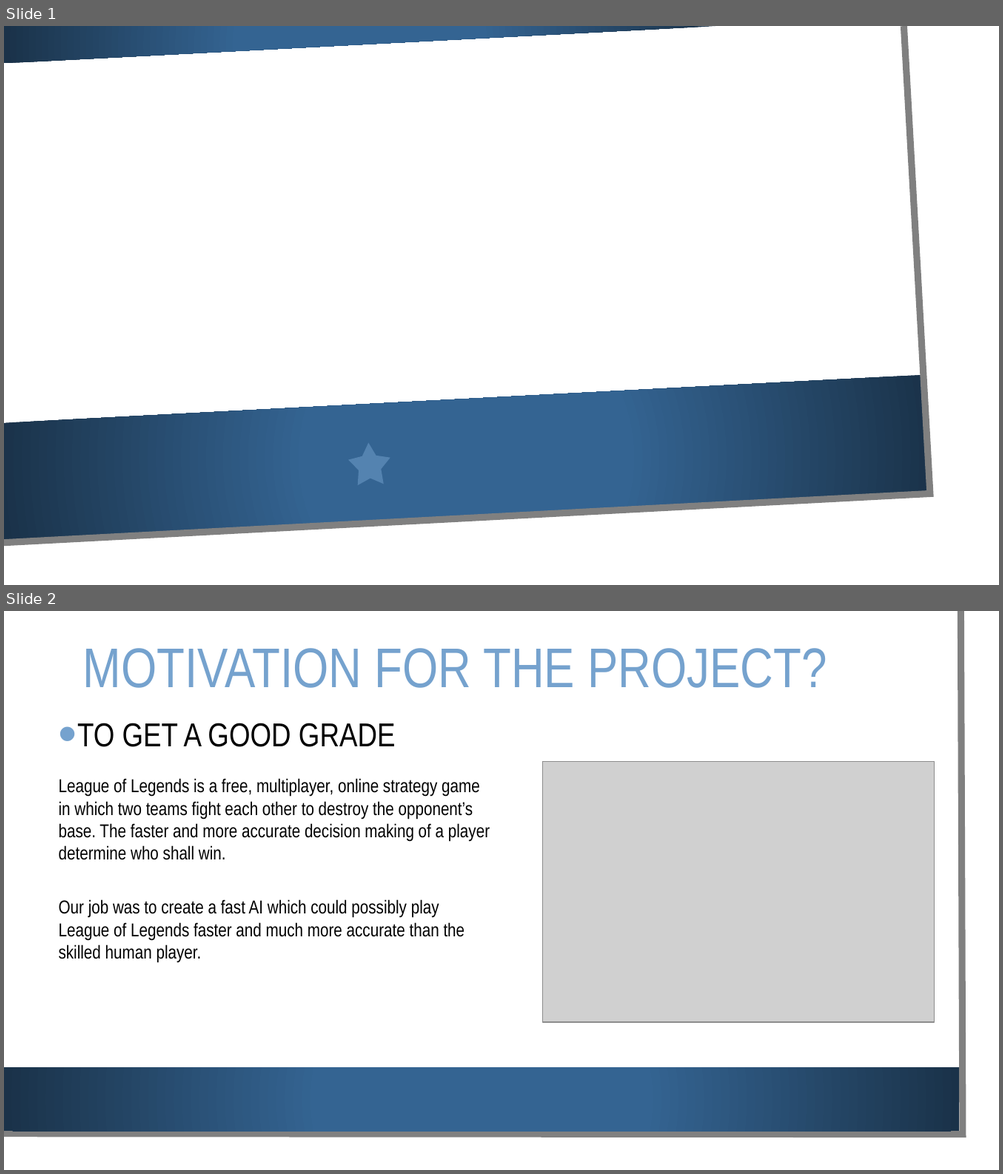
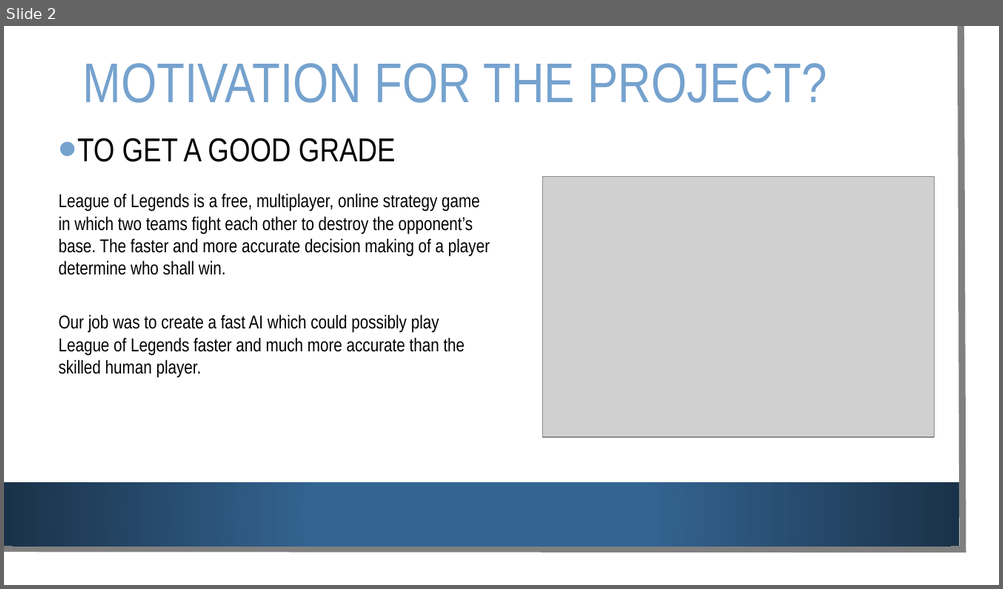
Before and after one commit to MatthewFrench/Project-Fluffy-Pug-Command-Line, a slide deck: ppt/Presentation.pptx. Shown one above the other, each under a label of ours: slides 1 and 2 before the commit, slide 2 after it. The pictures are 1003x1174 and 1003x589 pixels, drawn with LibreOffice and Linux fonts; fonts in the diff are those of the drawing; grey boxes stand for pictures; background and template pictures are left out. Boxes give left, top, right and bottom in pixels: in the first picture for what was removed or moved away, otherwise in the second. Text is boxed around its words. In the diff, an @@ line names an element or a change of style, - is before the commit and + after.

```diff
--- a/ppt/Presentation.pptx
+++ b/ppt/Presentation.pptx
@@ slide 1 removed at <box>4,26,999,585</box>, background picture (left out) @@
@@ freeform shape removed at <box>4,26,956,563</box> @@
@@ freeform shape removed at <box>4,26,716,63</box> @@
@@ freeform shape removed at <box>4,26,930,543</box> @@
@@ freeform shape removed at <box>4,375,928,541</box> @@
@@ star removed at <box>347,442,392,486</box> @@
```
Also in this commit, not shown: 2 slides added, 2 other slides removed.
